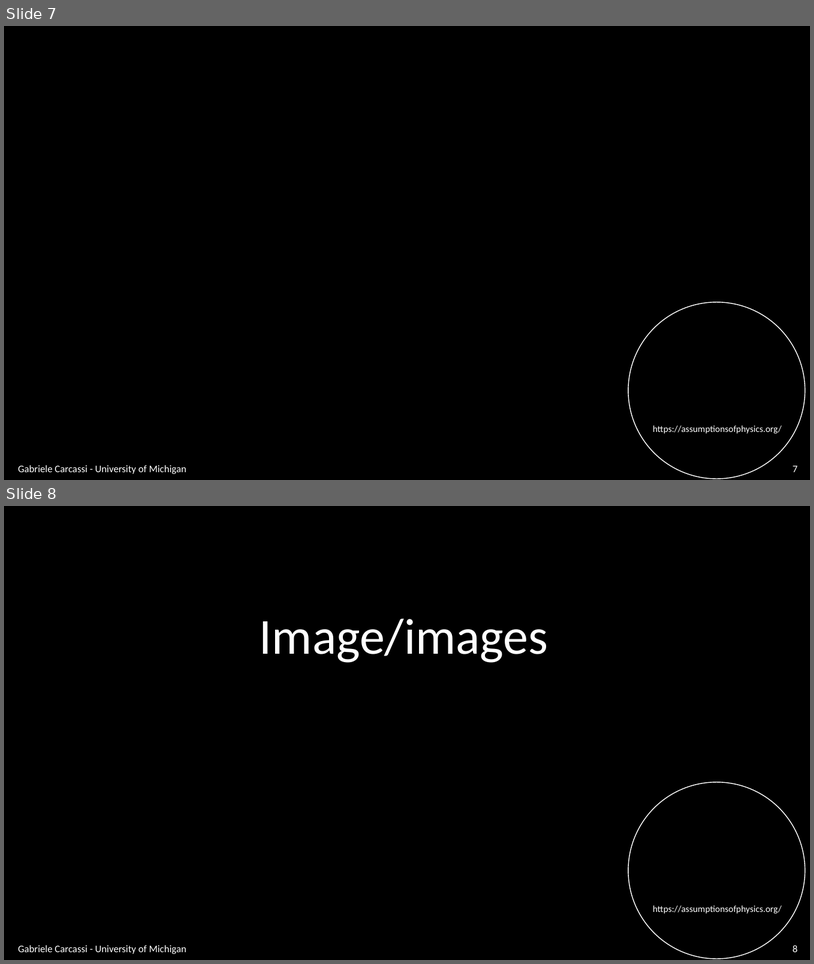
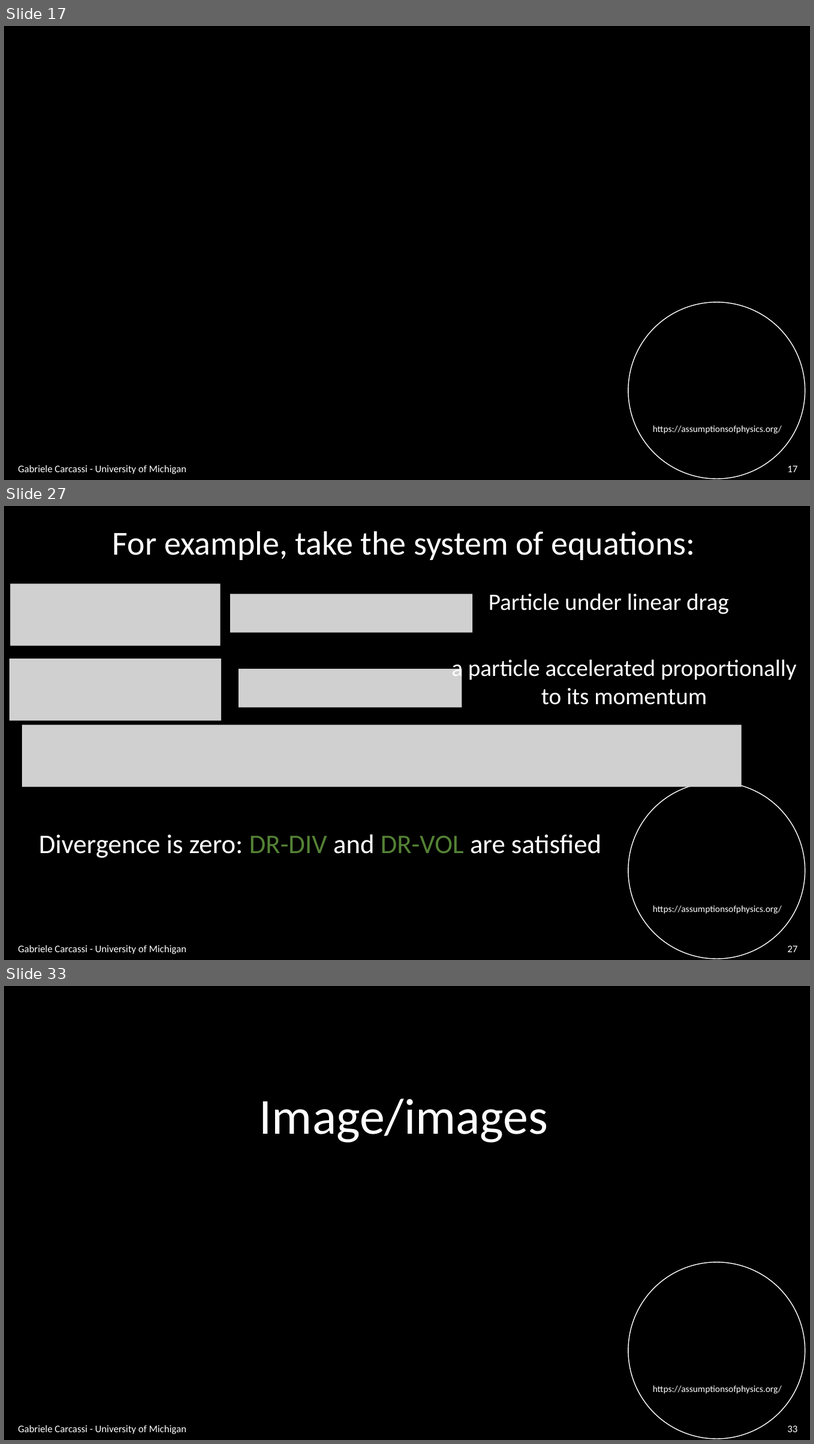
Before and after one commit to assumptionsofphysics/slides, a slide deck: BookCompanions-v2/RP-Class-4.pptx. Shown one above the other, each under a label of ours: slides 7 and 8 before the commit, slides 17, 27 and 33 after it; the slides between them are not shown. The pictures are 814x964 and 814x1444 pixels, drawn with LibreOffice and Linux fonts; fonts in the diff are those of the drawing; grey boxes stand for pictures; background and template pictures are left out. Boxes give left, top, right and bottom in pixels: in the first picture for what was removed or moved away, otherwise in the second. Text is boxed around its words. In the diff, an @@ line names an element or a change of style, - is before the commit and + after.

```diff
--- a/BookCompanions-v2/RP-Class-4.pptx
+++ b/BookCompanions-v2/RP-Class-4.pptx
@@ slide 27 added at bbox=[4, 506, 810, 960], background #000000; not listed: 2 template elements that a slide beside it also shows @@
@@ text added at bbox=[113, 531, 696, 560], 40 pt, text #FFFFFF @@
+For example, take the system of equations:
@@ picture added at bbox=[10, 583, 221, 645] @@
@@ picture added at bbox=[230, 594, 473, 633] @@
@@ text added at bbox=[489, 593, 729, 614], 28 pt, text #FFFFFF @@
+Particle under linear drag
@@ picture added at bbox=[9, 658, 221, 720] @@
@@ text added at bbox=[452, 656, 797, 705], 28 pt, text #FFFFFF @@
+a particle accelerated proportionally
+to its momentum
@@ picture added at bbox=[239, 669, 462, 708] @@
@@ picture added at bbox=[22, 725, 742, 787] @@
@@ text added at bbox=[39, 834, 602, 858], 32 pt, text #FFFFFF @@
+Divergence is zero: DR-DIV and DR-VOL are satisfied
@@ text added at bbox=[18, 945, 186, 954], 12 pt, text #FFFFFF @@
+Gabriele Carcassi - University of Michigan
@@ page number added at bbox=[788, 945, 798, 952], 12 pt, text #FFFFFF @@
+27
@@ what was slide 7 is now slide 17 @@
@@ page number at bbox=[788, 465, 798, 472]: text changed @@
-7
+17
@@ what was slide 8 is now slide 33 @@
@@ page number at bbox=[788, 1425, 798, 1432]: text changed @@
-8
+33
```
Also in this commit, not shown: 2 slides changed, 24 other slides added.
